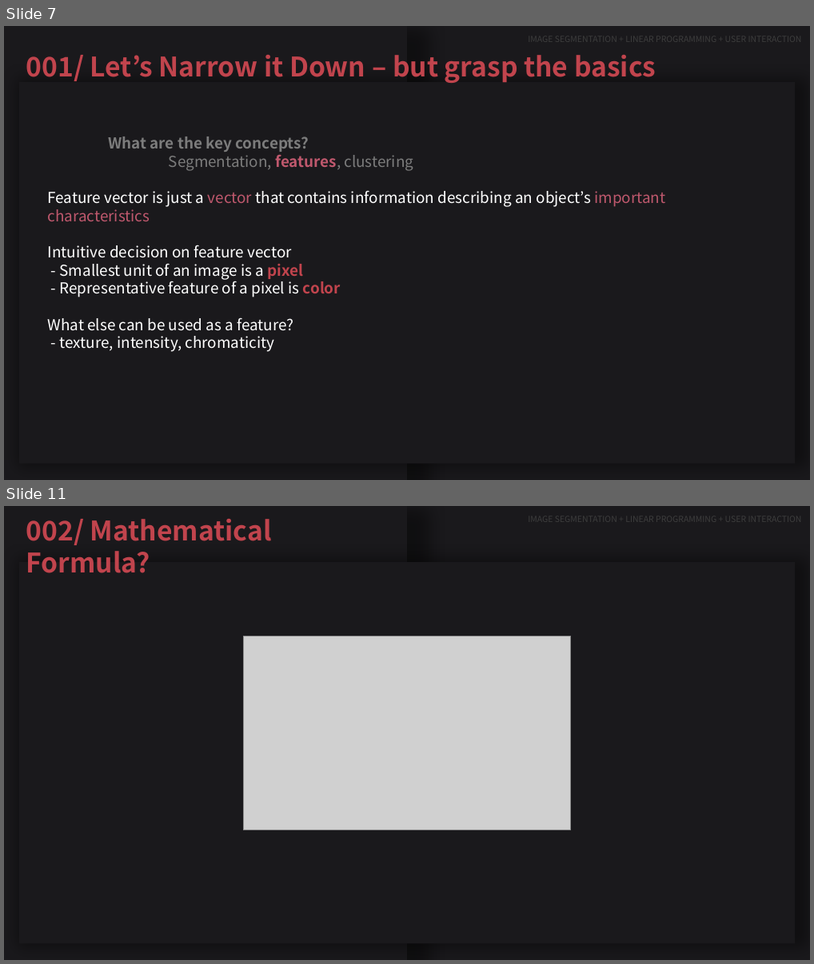
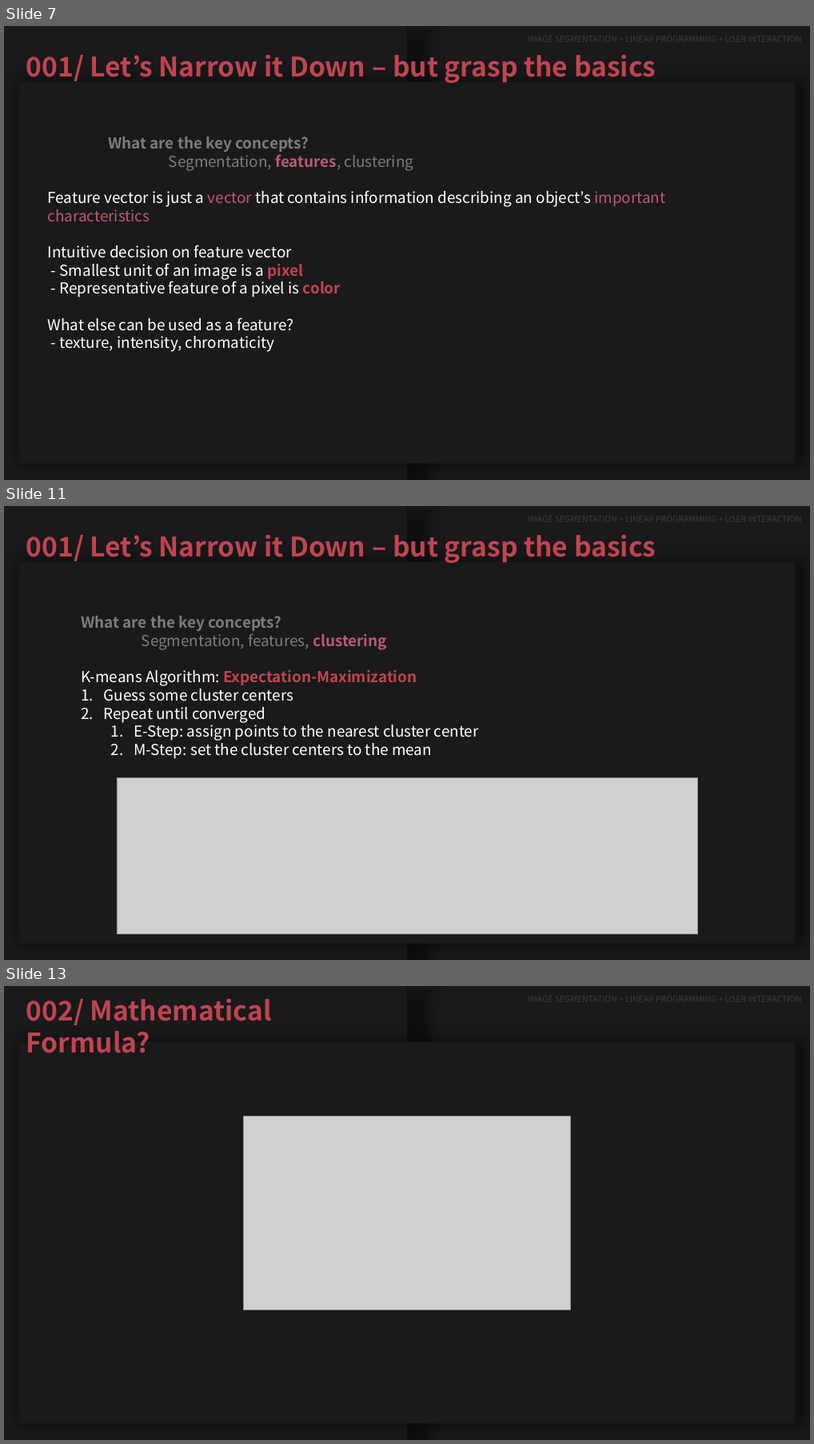
Before and after one commit to JeeheonKim/interactive-color-segmentation-with-linear-programming, a slide deck: comp3807.pptx. Shown one above the other, each under a label of ours: slides 7 and 11 before the commit, slides 7, 11 and 13 after it; the slides between them are not shown. The pictures are 814x964 and 814x1444 pixels, drawn with LibreOffice and Linux fonts; fonts in the diff are those of the drawing; grey boxes stand for pictures. Boxes give left, top, right and bottom in pixels: in the first picture for what was removed or moved away, otherwise in the second. Text is boxed around its words. In the diff, an @@ line names an element or a change of style, - is before the commit and + after.

```diff
--- a/comp3807.pptx
+++ b/comp3807.pptx
@@ slide 11 added at [4, 506, 810, 960], background #1A191C; not listed: 2 template elements that a slide beside it also shows @@
@@ text added at [26, 535, 656, 563], 32 pt, text #C1444D, bold @@
+001/ Let’s Narrow it Down – but grasp the basics
@@ text added at [81, 616, 479, 759], 18 pt, text #FFFFFF @@
+What are the key concepts?
+Segmentation, features, clustering
+K-means Algorithm: Expectation-Maximization
+1. Guess some cluster centers
+2. Repeat until converged
+  1. E-Step: assign points to the nearest cluster center
+  2. M-Step: set the cluster centers to the mean
@@ picture added at [117, 778, 698, 933] @@
@@ what was slide 11 is now slide 13 @@
```
Also in this commit, not shown: 8 slides changed, 3 other slides added, 3 other files.
